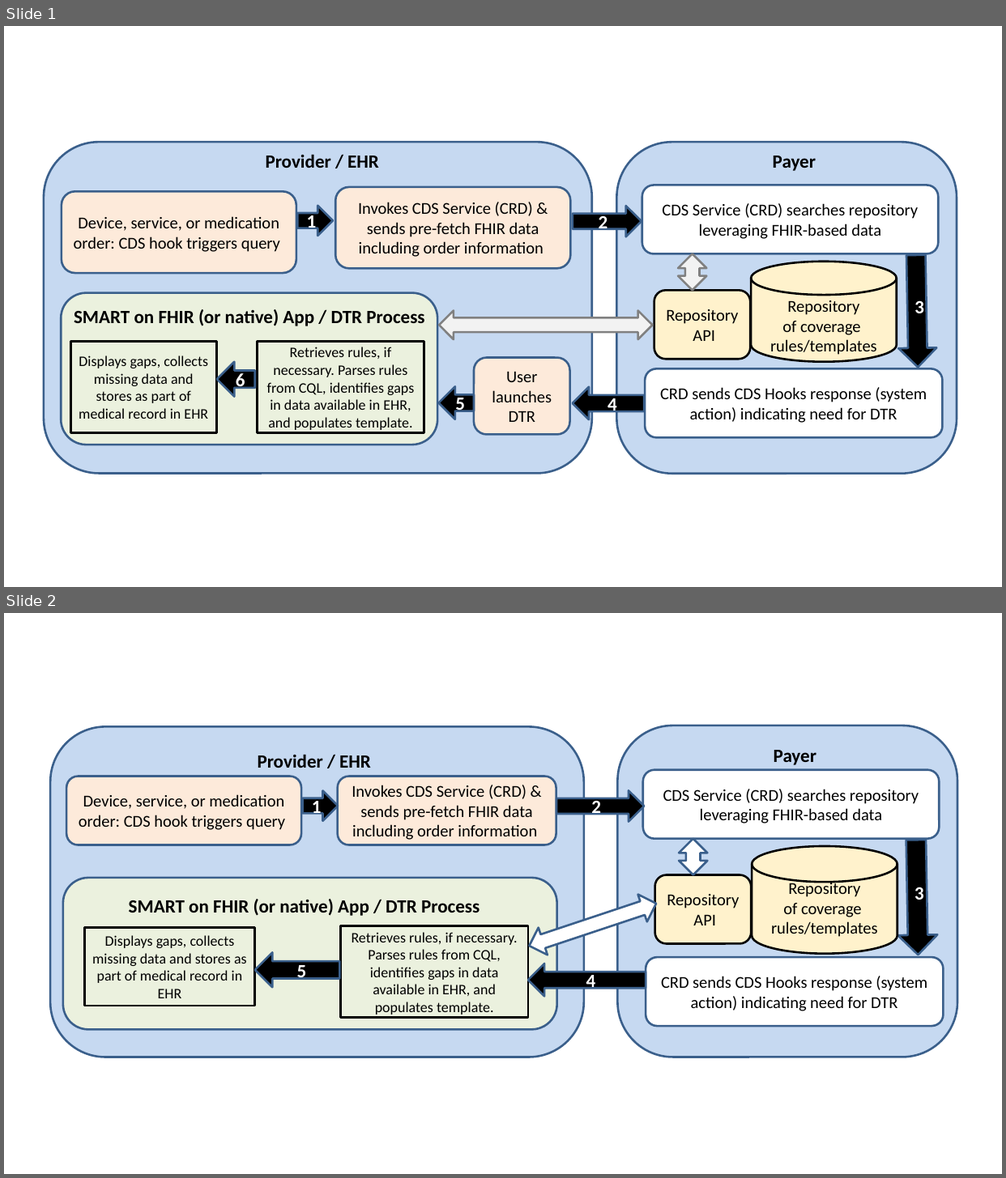
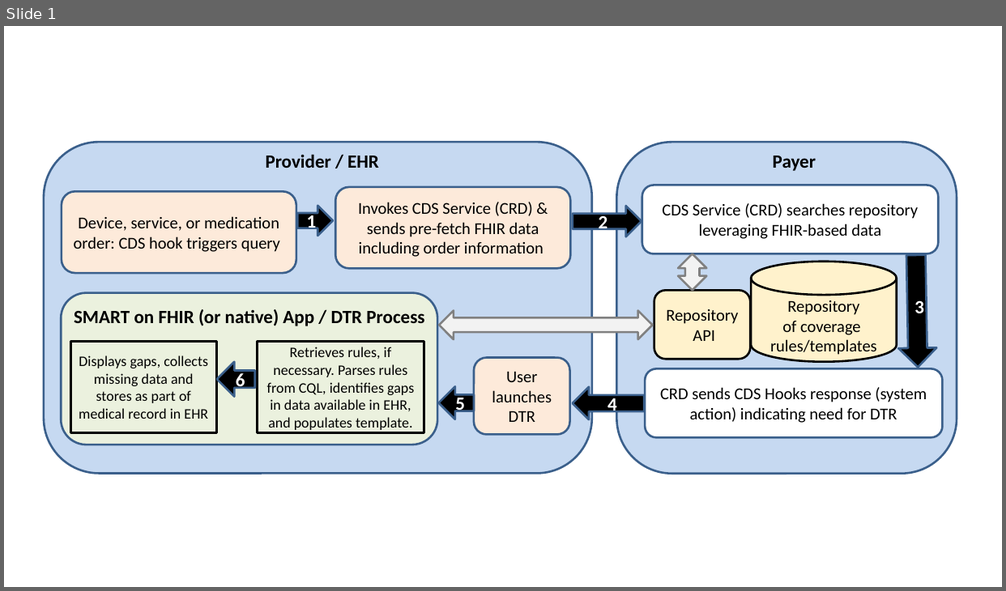
Before and after one commit to HL7/davinci-dtr, a slide deck: input/images-source/CRD_DTR_Flow.pptx. Shown one above the other, each under a label of ours: slides 1 and 2 before the commit, slide 1 after it. The pictures are 1006x1178 and 1006x591 pixels, drawn with LibreOffice and Linux fonts; fonts in the diff are those of the drawing. Boxes give left, top, right and bottom in pixels: in the first picture for what was removed or moved away, otherwise in the second. Text is boxed around its words. In the diff, an @@ line names an element or a change of style, - is before the commit and + after.

```diff
--- a/input/images-source/CRD_DTR_Flow.pptx
+++ b/input/images-source/CRD_DTR_Flow.pptx
@@ slide 2 removed at bbox=[4, 613, 1002, 1174], background #FFFFFF @@
@@ rounded rectangle removed at bbox=[50, 726, 584, 1058] @@
@@ rounded rectangle removed at bbox=[618, 726, 957, 1057] @@
@@ text removed at bbox=[258, 754, 371, 768] @@
-Provider / EHR
@@ text removed at bbox=[774, 750, 816, 765] @@
-Payer
@@ rounded rectangle removed at bbox=[67, 776, 302, 845] @@
-Device, service, or medication order: CDS hook triggers query
@@ rounded rectangle removed at bbox=[338, 776, 556, 845] @@
-Invokes CDS Service (CRD) & sends pre-fetch FHIR data including order information
@@ rounded rectangle removed at bbox=[643, 770, 940, 839] @@
-CDS Service (CRD) searches repository leveraging FHIR-based data
@@ right arrow removed at bbox=[303, 791, 338, 821] @@
-1
@@ right arrow removed at bbox=[556, 790, 644, 821] @@
-2
@@ left right arrow removed at bbox=[679, 839, 707, 875] @@
@@ cylinder removed at bbox=[752, 846, 897, 954] @@
-Repository of coverage
-rules/templates
@@ right arrow removed at bbox=[897, 840, 938, 956] @@
-3
@@ rounded rectangle removed at bbox=[63, 878, 557, 1030] @@
@@ rounded rectangle removed at bbox=[655, 875, 751, 944] @@
-Repository API
@@ text removed at bbox=[129, 899, 479, 916] @@
-SMART on FHIR (or native) App / DTR Process
@@ left right arrow removed at bbox=[525, 890, 661, 960] @@
@@ rectangle removed at bbox=[85, 928, 255, 1006] @@
-Displays gaps, collects missing data and stores as part of medical record in EHR
@@ rectangle removed at bbox=[341, 926, 528, 1017] @@
-Retrieves rules, if necessary. Parses rules from CQL, identifies gaps in data available in EHR, and populates template.
@@ left arrow removed at bbox=[255, 953, 339, 988] @@
-5
@@ left arrow removed at bbox=[528, 964, 646, 997] @@
-4
@@ rounded rectangle removed at bbox=[646, 957, 944, 1026] @@
-CRD sends CDS Hooks response (system action) indicating need for DTR
```
Also in this commit, not shown: 1 slide added.
